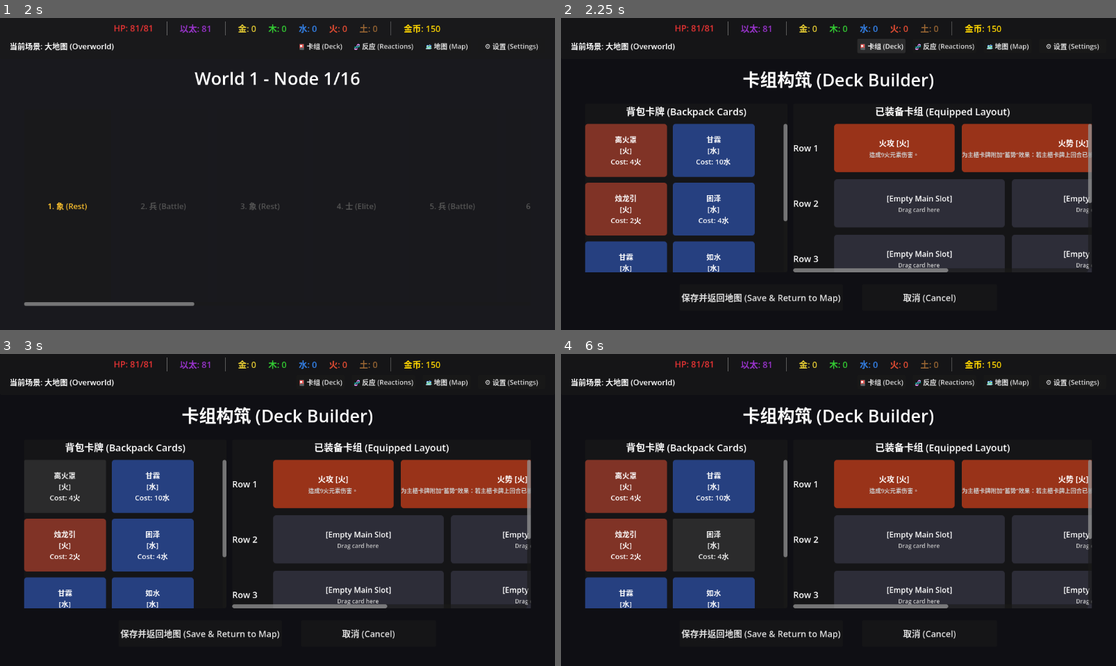
Above: before the commit, frames 1-4 (two rows, left to right).
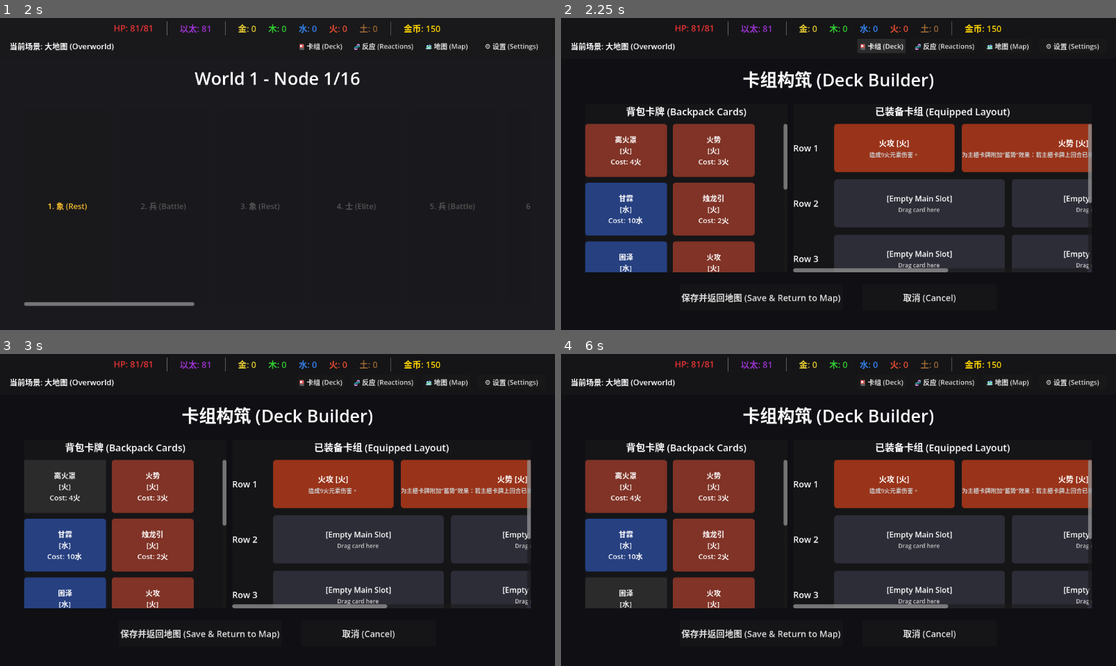
Above: after the commit, the same moments.

Repository: Star-Winds/Wuxing
Game: Godot game, scene res://UI/main_menu_ui.tscn
Same seed, same stepped clock (60 frames per second), same inputs: the game is played once before the commit and once after it.
Inputs (mouse positions are in pixels of both pictures, inside the frame that each line leads up to):
- Up to frame 1 (2 s): click "开始造化 (Start Game)" at 0.5 s; click "选择此法脉" at 1.25 s
- Up to frame 2 (2.25 s): click "🎴 卡组 (Deck)" at 2 s
- Up to frame 3 (3 s): click "离火罩 [火] Cost: 4火" at 2.75 s
- Up to frame 4 (6 s): click "甘霖 [水] Cost: 10水" at 3.5 s; click (716, 485) at 4.25 s, where only the run after the commit has a clickable "火势 [火] Cost: 3火"; click "烛龙引 [火] Cost: 2火" at 5 s; click "困泽 [水] Cost: 4水" at 5.75 s

Frame 1 is identical in both runs. In frame 2, 9.1% of the frame differs, in the area x 4-41%, y 33-82%; in frame 3, 9.1%; in frame 4, 11%.

Commit message:
feat: 修复 Resource 版本牌组合并卡牌问题

Diff:
--- a/UI/deck_builder_ui.gd
+++ b/UI/deck_builder_ui.gd
@@ -188,17 +188,25 @@
 
 	# 3. Calculate remaining available cards in backpack
 	var available_cards: Array[CardData] = []
+	var temp_equipped = equipped_cards.duplicate()
 	for card in GameManager.backpack_cards:
 		if card == null:
 			continue
 		if card is CardData:
-			if not equipped_cards.has(card):
+			var idx = temp_equipped.find(card)
+			if idx == -1:
 				available_cards.append(card)
+			else:
+				temp_equipped.remove_at(idx)
 		elif card is String and card != "":
 			# Fallback if backpack contains String IDs
 			var card_res = ResourceManager.get_card_data(card)
-			if card_res and not equipped_cards.has(card_res):
-				available_cards.append(card_res)
+			if card_res:
+				var idx = temp_equipped.find(card_res)
+				if idx == -1:
+					available_cards.append(card_res)
+				else:
+					temp_equipped.remove_at(idx)
 
 	# 4. Create draggable card buttons for available cards
 	for card_data_obj in available_cards:
